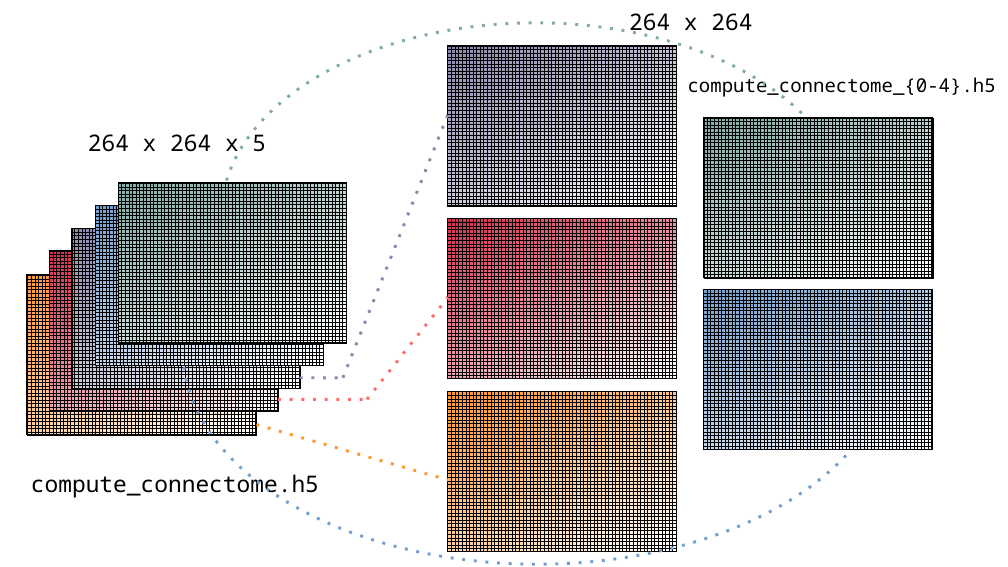
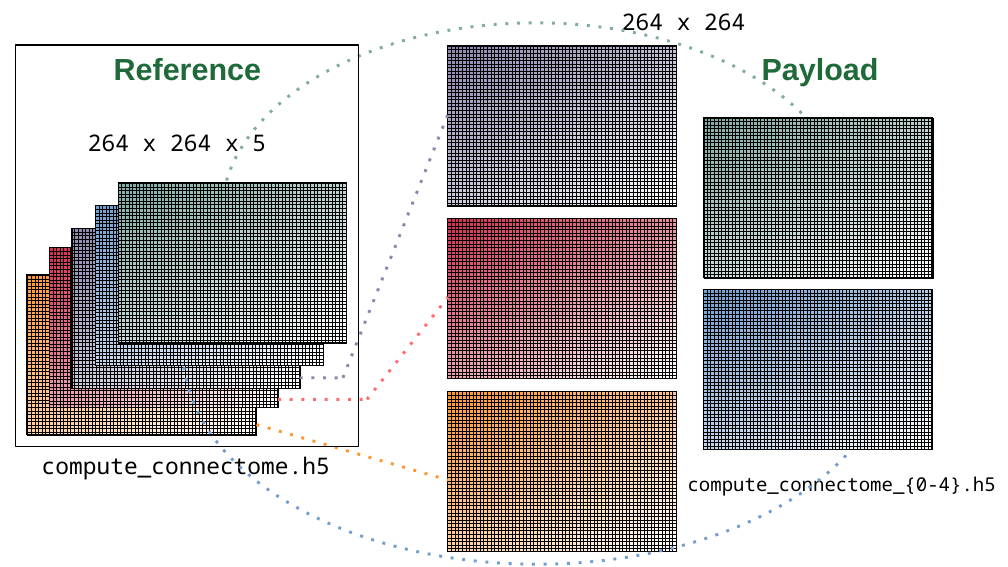
Before and after one commit to pantaray/RSE23-talk, a slide deck: slide 7 of imgs/virtual_dataset_illustration.odp. Drawn at 1008x567 pixels with LibreOffice and Linux fonts; fonts in the diff are those of the drawing. Boxes give left, top, right and bottom in pixels: in the first picture for what was removed or moved away, otherwise in the second. Text is boxed around its words. In the diff, an @@ line names an element or a change of style, - is before the commit and + after.

Commit message:
CHG: Another round of polish
- enhanced virtual dataset diagram
- re-ordered first summary slide

 On branch main
 Changes to be committed:
	modified:   acme.qmd
	modified:   codes/nilearn_demo.ipynb
	modified:   imgs/virtual_dataset_illustration.odp
	modified:   imgs/virtual_dataset_illustration_ii.png

```diff
--- a/imgs/virtual_dataset_illustration.odp
+++ b/imgs/virtual_dataset_illustration.odp
@@ text "264 x 264": place and size @@
-text "264 x 264" at bbox=[629, 13, 752, 36]
+text "264 x 264" at bbox=[622, 13, 745, 36]
@@ rectangle added at bbox=[16, 45, 359, 446], outline #000000 0.99 pt @@
@@ text added at bbox=[114, 58, 261, 81], 24 pt, text #1E6A39, bold @@
+Reference
@@ text added at bbox=[762, 58, 879, 85], 24 pt, text #1E6A39, bold @@
+Payload
@@ rectangle: place and size @@
-rectangle at bbox=[49, 252, 278, 412]
+rectangle at bbox=[49, 248, 278, 408]
@@ text "compute_connectome.h5": place and size @@
-text "compute_connectome.h5" at bbox=[31, 473, 319, 498]
+text "compute_connectome.h5" at bbox=[42, 456, 330, 480]
@@ text "compute_connectome_{0-4}.h5": place and size @@
-text "compute_connectome_{0-4}.h5" at bbox=[688, 75, 996, 98]
+text "compute_connectome_{0-4}.h5" at bbox=[688, 473, 996, 496]
```
Also in this commit, not shown: 3 other files.
